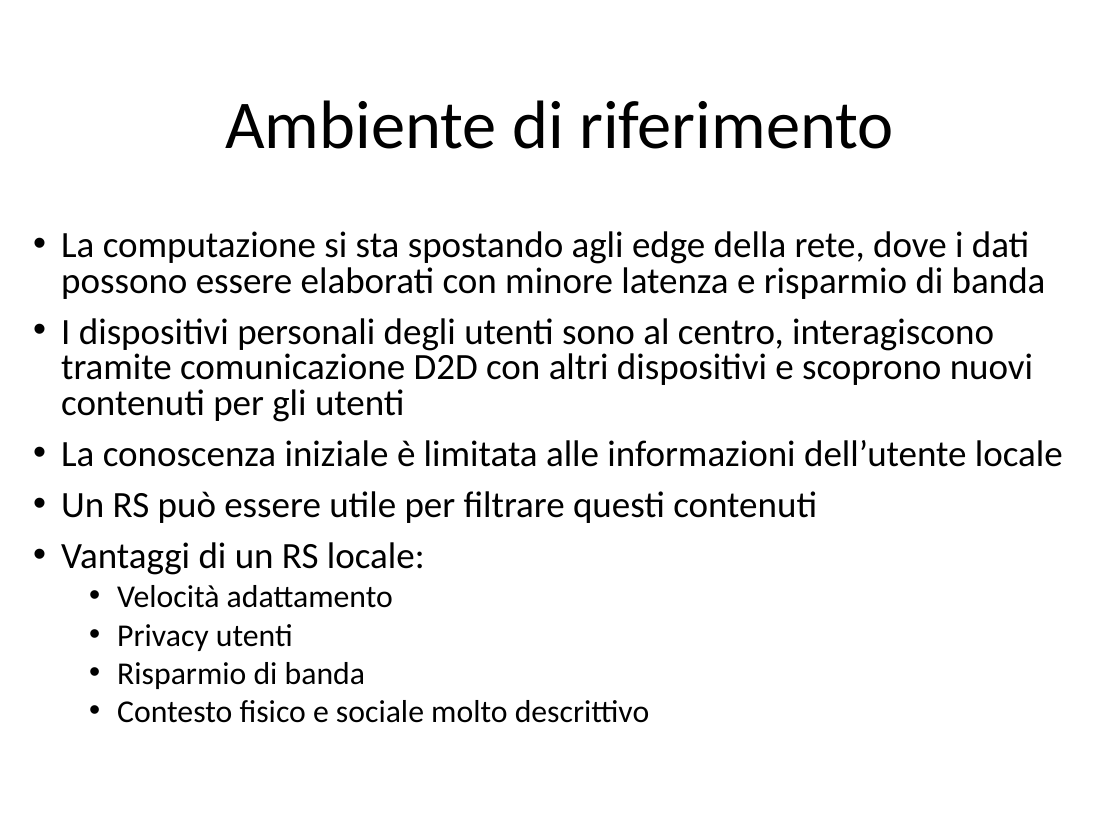
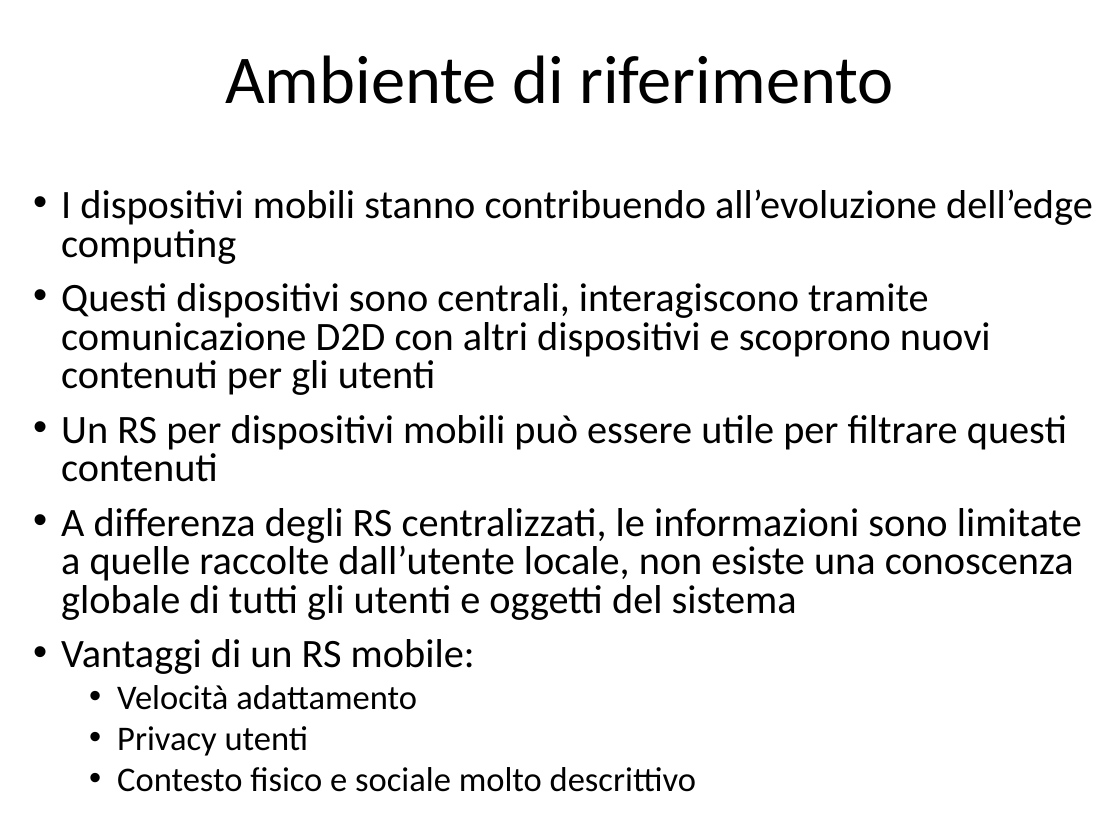
Before and after one commit to CriptHunter/tesi, a slide deck: slide 3 of presentazione/presentazione.pptx. Drawn at 1120x840 pixels with LibreOffice and Linux fonts; fonts in the diff are those of the drawing. Boxes give left, top, right and bottom in pixels: in the first picture for what was removed or moved away, otherwise in the second. Text is boxed around its words. In the diff, an @@ line names an element or a change of style, - is before the commit and + after.

Commit message:
powerpoint draft 4

```diff
--- a/presentazione/presentazione.pptx
+++ b/presentazione/presentazione.pptx
@@ title "Ambiente di riferimento": place and size @@
-title "Ambiente di riferimento" at <box>225,100,894,149</box>
+title "Ambiente di riferimento" at <box>225,55,894,104</box>
@@ text "I dispositivi mobili stanno contribuendo ...": place and size @@
-text "I dispositivi mobili stanno contribuendo ..." at <box>61,231,1063,723</box>
+text "I dispositivi mobili stanno contribuendo ..." at <box>61,189,1093,792</box>
@@ text at <box>61,189,1093,674</box>: text changed; size 23.8 to 25.9 pt @@
-• La computazione si sta spostando agli edge della rete, dove i dati possono essere elaborati con minore latenza e risparmio di banda
-• I dispositivi personali degli utenti sono al centro, interagiscono tramite comunicazione D2D con altri dispositivi e scoprono nuovi contenuti per gli utenti
-• La conoscenza iniziale è limitata alle informazioni dell’utente locale
-• Un RS può essere utile per filtrare questi contenuti
-• Vantaggi di un RS locale:
+• I dispositivi mobili stanno contribuendo all’evoluzione dell’edge computing
+• Questi dispositivi sono centrali, interagiscono tramite comunicazione D2D con altri dispositivi e scoprono nuovi contenuti per gli utenti
+• Un RS per dispositivi mobili può essere utile per filtrare questi contenuti
+• A differenza degli RS centralizzati, le informazioni sono limitate a quelle raccolte dall’utente locale, non esiste una conoscenza globale di tutti gli utenti e oggetti del sistema
+• Vantaggi di un RS mobile:
@@ text at <box>117,662,365,689</box>: paragraph removed @@
-  • Risparmio di banda
@@ text at <box>117,685,696,792</box>: size 20.4 to 22.2 pt in "Velocità adattamento", "Privacy utenti", "Contesto fisico e sociale molto descrittivo" @@
```
Also in this commit, not shown: 8 other slides changed, 1 slide added.
